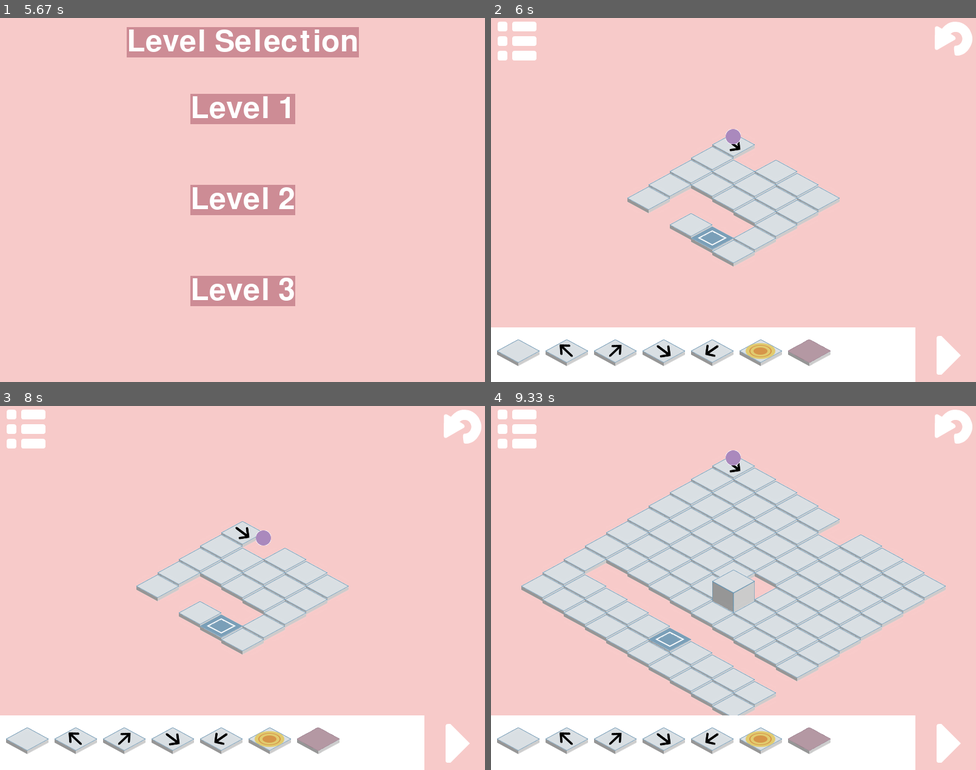
Above: before the commit, frames 1-4 (two rows, left to right).
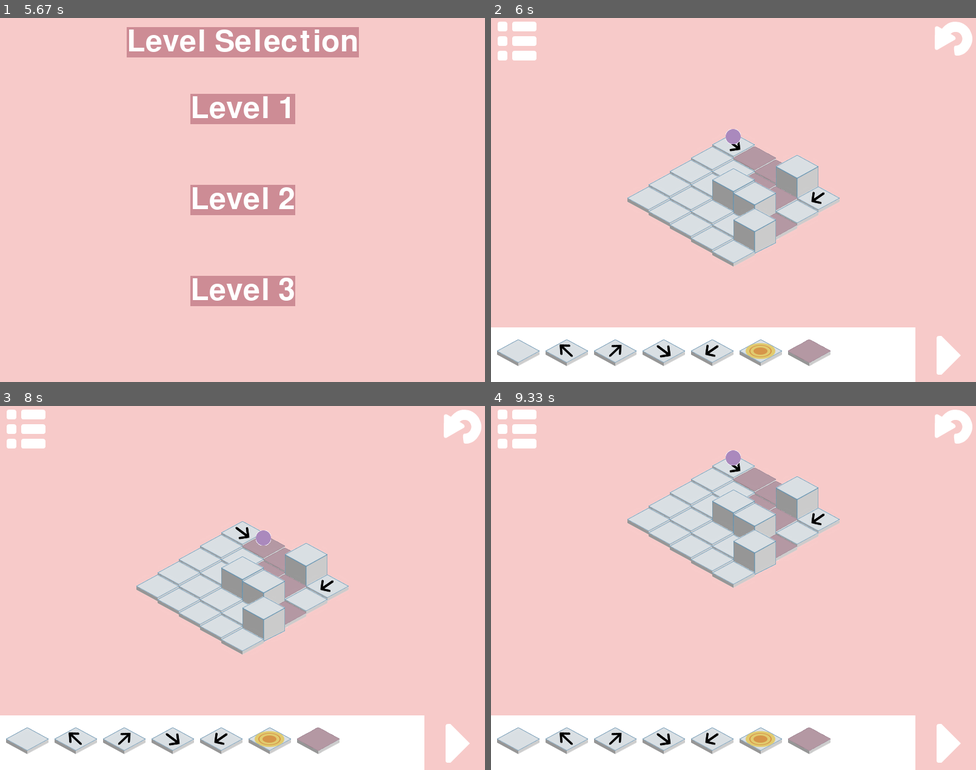
Above: after the commit, the same moments.

Repository: ameliakuang/112TP
Game: pygame game, started from trial/Game.py
The game is run twice, just before and just after one commit, with the same random seed, the same clock (stepped at 60 frames per second) and the same inputs.
Inputs (mouse positions are in pixels of both pictures, inside the frame that each line leads up to):
- Up to frame 1 (5.67 s): press the mouse at (242, 291) at 0.37 s; move the mouse to (232, 196) at 0.47 s; release the mouse at (223, 101) at 0.6 s; click (203, 185) at 0.85 s; press the mouse at (242, 352) at 1.2 s; move the mouse to (242, 210) at 1.3 s; release the mouse at (247, 68) at 1.43 s; move the mouse to (97, 141) at 1.77 s; click (97, 141) at 2.02 s; press the mouse at (242, 291) at 2.43 s; move the mouse to (232, 203) at 2.53 s; move the mouse to (223, 112) at 2.63 s; release the mouse at (223, 112) at 2.67 s; move the mouse to (295, 94) at 3.07 s; click (295, 94) at 3.33 s; press the mouse at (242, 291) at 3.77 s; move the mouse to (266, 178) at 3.87 s; move the mouse to (291, 65) at 3.97 s; release the mouse at (291, 65) at 4 s; move the mouse to (363, 98) at 4.4 s; click (363, 98) at 4.67 s; click "Level Selection" at 5.33 s
- Up to frame 2 (6 s): press the mouse at (733, 200) at 5.77 s; move the mouse to (694, 203) at 5.87 s; move the mouse to (651, 207) at 5.97 s
- Up to frame 3 (8 s): release the mouse at (160, 595) at 6 s; move the mouse to (417, 475) at 6.43 s; click (417, 475) at 6.7 s; press the mouse at (446, 733) at 7.6 s; move the mouse to (339, 602) at 7.7 s; release the mouse at (232, 471) at 7.83 s
- Up to frame 4 (9.33 s): press the mouse at (520, 435) at 8.27 s; move the mouse to (607, 544) at 8.37 s; release the mouse at (694, 653) at 8.5 s; press the mouse at (733, 679) at 8.93 s; move the mouse to (762, 631) at 9.03 s; release the mouse at (791, 584) at 9.17 s

Frame 1 is identical in both runs. In frame 2, 3.9% of the frame differs, in the area x 32-69%, y 35-65%; in frame 3, 3.8%; in frame 4, 24%, in the area x 6-94%, y 17-85%.

Commit message:
add jumping

Diff:
--- a/trial/Board.py
+++ b/trial/Board.py
@@ -8,7 +8,7 @@
 class Board(object):
     def __init__(self, n, player, level):
         self.rows = self.cols = n
-        self.board = self.generateBoard(n, level)
+        self.board = self.generateBoard(n, 0)
         self.player = player
         self.level = level
 
@@ -36,10 +36,10 @@
         board[0][0] = -1
         if level == 0:
             return [[-1, 0, 0,0,0],
-                    [0, 0, 0,0,0],
-                    [8, 0, 0,0,0],
-                    [6, 7, 0,0,0],
-                    [9, 0, 0,0,7]]
+                    [6, 0, 0,0,0],
+                    [6, 6, 7,0,0],
+                    [7, 6, 7,0,0],
+                    [4, 0, 6,7,0]]
         elif level == 1:
             board[n-1][n-1] = 8
             #  two possibilities
@@ -160,4 +160,4 @@
                 else:
                     continue
         # for the player
-        self.player.draw(screen, self.cols, self.halfTileWidth, self.halfTileHeight)
+        self.player.draw(screen, board, self.cols, self.halfTileWidth, self.halfTileHeight)
--- a/trial/Player.py
+++ b/trial/Player.py
@@ -29,12 +29,15 @@
     '''
     # either the player has moved out of the board
     # or the player reaches somewhere empty
+    # or the player is on the cube but the previous tile is not a jump tile
     def moveIllegal(self, board):
         rows = len(board)
         cols = len(board[0])
         if(self.row < 0) or (self.col < 0) or (self.row >= rows) or (self.col >= cols):
             return True
         if not ( board[self.row][self.col] in range(-1, 9)):
+            return True
+        if board[self.row][self.col] == 7 and not board[self.row-self.drow][self.col-self.dcol] == 6:
             return True
         return False
 
@@ -43,6 +46,7 @@
         if(not self.illegalMove):
             num = board[self.row][self.col]
             if(num == -1):
+                print("bla")
                 self.drow = 1
                 self.dcol = 0
             # check for direction tiles
@@ -65,9 +69,30 @@
             # check for portal tiles
             elif (num == 5):
                 self.drow, self.dcol = self.teleport(self.row, self.col, board)
+            elif (num == 6):
+                if self.currDire == "up":
+                    self.drow = -1
+                    self.dcol = 0
+                elif self.currDire == "right":
+                    self.drow, self.dcol = 0, -1
+                elif self.currDire == "down":
+                    self.drow, self.dcol = 1, 0
+                elif self.currDire == "left":
+                    self.drow, self.dcol = 0,1
+            elif (num == 7):
+                if self.currDire == "left":
+                    self.drow = 0
+                    self.dcol = 1
+                elif self.currDire == "right":
+                    self.drow, self.dcol = 0, -1
+                elif self.currDire == "up":
+                    self.drow, self.dcol = -1, 0
+                elif self.currDire == "down":
+                    self.drow, self.dcol = 1, 0
             elif(num == 8):
                 self.win = True
                 self.drow, self.dcol = 0,0
+
             self.row += self.drow
             self.col += self.dcol
             self.board = board
@@ -89,10 +114,18 @@
         elif(self.currDire == "left"):
             return (0, 1)
 
-    def draw(self, screen, cols, halfWidth, halfHeight):
-        iso_x, iso_y = utility.mapToIso(self.row, self.col, cols, halfWidth, halfHeight, screen)
-        playerGroup = pygame.sprite.GroupSingle(self)
-        # centered_y-10 to makes the player looks like higher than the board
-        self.rect.x, self.rect.y = iso_x, iso_y-15
-        self.image.set_colorkey((255,255,255))
-        screen.blit(self.image, (self.rect.x,self.rect.y))
+    def draw(self, screen, board, cols, halfWidth, halfHeight):
+        if self.row < cols and 0 <= self.row and self.col < cols and 0 <= self.col and board[self.row][self.col] == 7:
+            iso_x, iso_y = utility.mapToIso(self.row, self.col, cols, halfWidth, halfHeight, screen)
+            playerGroup = pygame.sprite.GroupSingle(self)
+            # iso_y-15 to makes the player looks like higher than the board
+            self.rect.x, self.rect.y = iso_x, iso_y-50
+            self.image.set_colorkey((255,255,255))
+            screen.blit(self.image, (self.rect.x,self.rect.y))
+        else:
+            iso_x, iso_y = utility.mapToIso(self.row, self.col, cols, halfWidth, halfHeight, screen)
+            playerGroup = pygame.sprite.GroupSingle(self)
+            # iso_y-15 to makes the player looks like higher than the board
+            self.rect.x, self.rect.y = iso_x, iso_y-15
+            self.image.set_colorkey((255,255,255))
+            screen.blit(self.image, (self.rect.x,self.rect.y))
